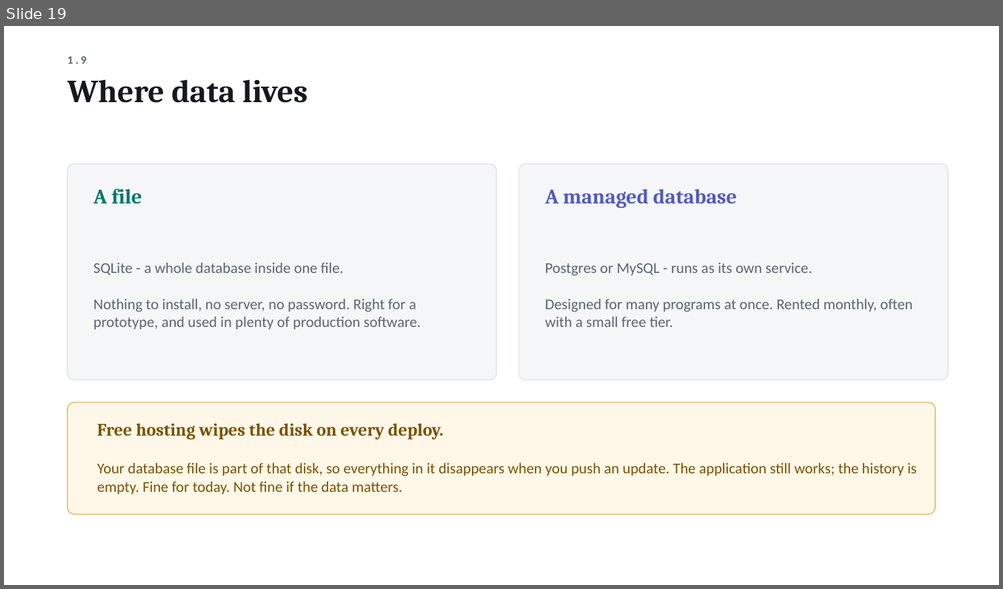
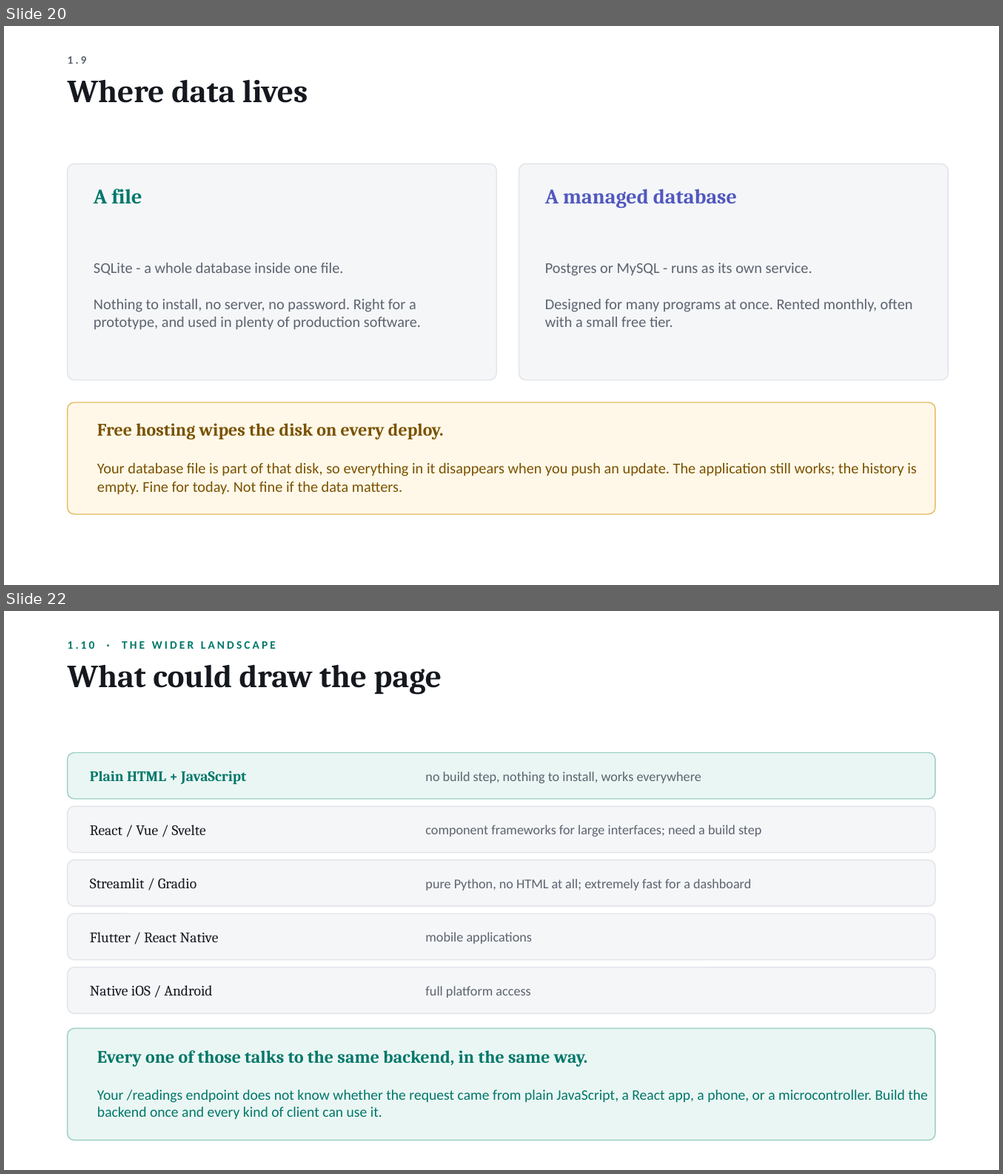
Before and after one commit to Shamsu3100/demon-, a slide deck: Nexus_Workshop_Deck.pptx. Shown one above the other, each under a label of ours: slide 19 before the commit, slides 20 and 22 after it; the slides between them are not shown. The pictures are 1003x589 and 1003x1174 pixels, drawn with LibreOffice and Linux fonts; fonts in the diff are those of the drawing. Boxes give left, top, right and bottom in pixels: in the first picture for what was removed or moved away, otherwise in the second. Text is boxed around its words. In the diff, an @@ line names an element or a change of style, - is before the commit and + after.

```diff
--- a/Nexus_Workshop_Deck.pptx
+++ b/Nexus_Workshop_Deck.pptx
@@ slide 22 added at <box>4,611,999,1170</box>, background #FFFFFF @@
@@ text added at <box>68,641,276,649</box>, 11 pt, text #00776A, bold @@
+1.10 · THE WIDER LANDSCAPE
@@ text added at <box>68,664,441,695</box>, 31 pt, text #15181F, bold @@
+What could draw the page
@@ rounded rectangle added at <box>68,753,935,799</box>, fill #EAF6F3, outline #9CCFC6 1 pt @@
@@ text added at <box>90,771,246,784</box>, 14 pt, text #00776A, bold @@
+Plain HTML + JavaScript
@@ text added at <box>425,772,701,783</box>, 13 pt, text #5C6470 @@
+no build step, nothing to install, works everywhere
@@ rounded rectangle added at <box>68,806,935,853</box>, fill #F5F6F8, outline #E1E4E9 1 pt @@
@@ text added at <box>90,825,206,835</box>, 14 pt, text #15181F @@
+React / Vue / Svelte
@@ text added at <box>425,825,761,837</box>, 13 pt, text #5C6470 @@
+component frameworks for large interfaces; need a build step
@@ rounded rectangle added at <box>68,860,935,906</box>, fill #F5F6F8, outline #E1E4E9 1 pt @@
@@ text added at <box>90,878,196,889</box>, 14 pt, text #15181F @@
+Streamlit / Gradio
@@ text added at <box>425,879,751,891</box>, 13 pt, text #5C6470 @@
+pure Python, no HTML at all; extremely fast for a dashboard
@@ rounded rectangle added at <box>68,914,935,960</box>, fill #F5F6F8, outline #E1E4E9 1 pt @@
@@ text added at <box>90,932,219,943</box>, 14 pt, text #15181F @@
+Flutter / React Native
@@ text added at <box>425,932,532,944</box>, 13 pt, text #5C6470 @@
+mobile applications
@@ rounded rectangle added at <box>68,968,935,1014</box>, fill #F5F6F8, outline #E1E4E9 1 pt @@
@@ text added at <box>90,985,212,996</box>, 14 pt, text #15181F @@
+Native iOS / Android
@@ text added at <box>425,986,530,998</box>, 13 pt, text #5C6470 @@
+full platform access
@@ rounded rectangle added at <box>68,1029,935,1141</box>, fill #EAF6F3, outline #9CCFC6 1 pt @@
@@ text added at <box>97,1051,588,1068</box>, 17 pt, text #00776A, bold @@
+Every one of those talks to the same backend, in the same way.
@@ text added at <box>97,1090,928,1119</box>, 14 pt, text #00776A @@
+Your /readings endpoint does not know whether the request came from plain JavaScript, a React app, a phone, or a microcontroller. Build the backend once and every kind of client can use it.
@@ what was slide 19 is now slide 20 @@
```
Also in this commit, not shown: 1 slide changed, 4 other slides added, 3 other files.
